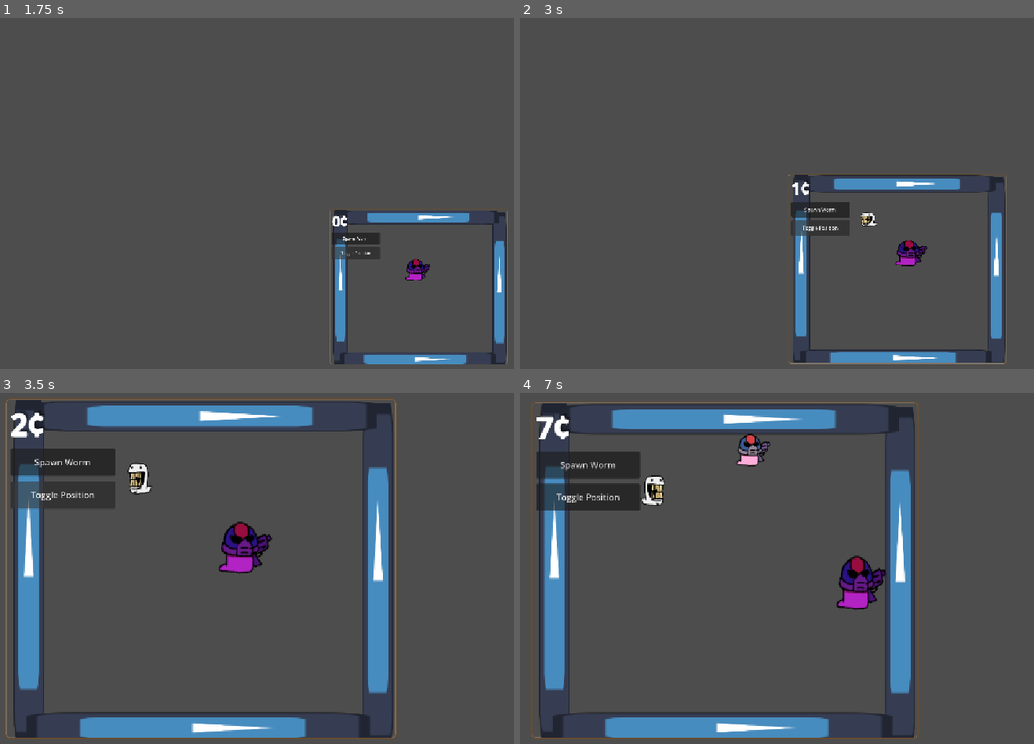
Above: before the commit, frames 1-4 (two rows, left to right).
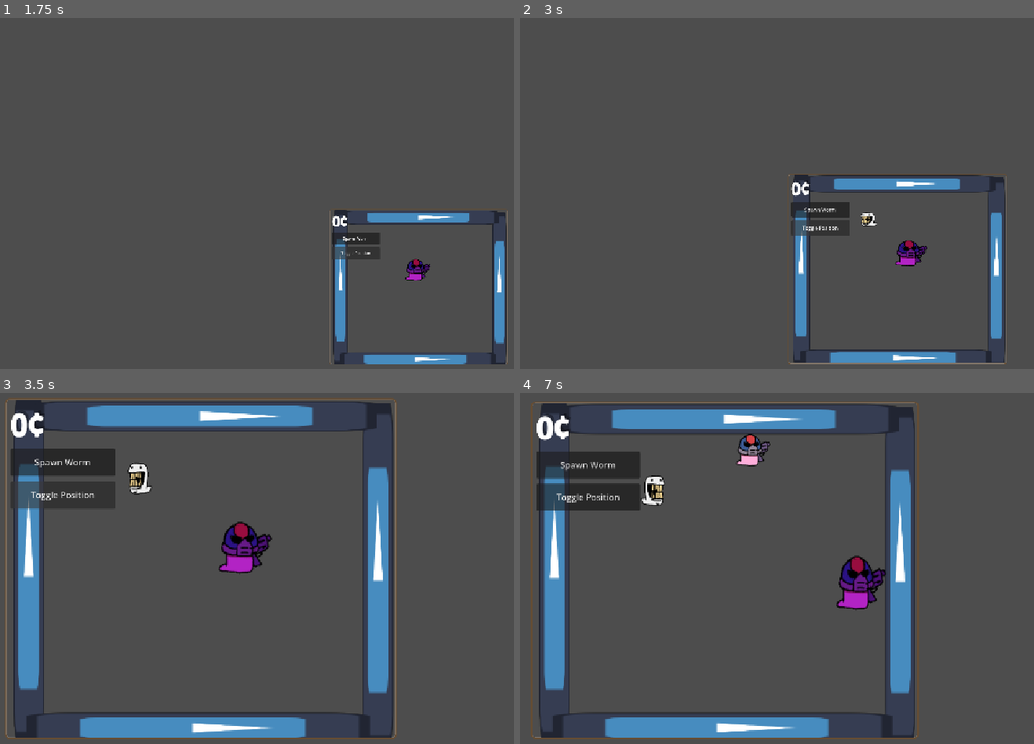
Above: after the commit, the same moments.

Repository: KingPandX/gusanos
Game: Godot game, scene res://main_screen/game_screen.tscn
The game is run twice, just before and just after one commit, with the same random seed, the same clock (stepped at 60 frames per second) and the same inputs. The engine's default icon, where the game draws it, is replaced by a stand-in: a white triangle on a blue panel in a dark square.
Inputs (mouse positions are in pixels of both pictures, inside the frame that each line leads up to):
- Up to frame 1 (1.75 s): click "Spawn Worm" at 0.5 s; click "Toggle Position" at 1.25 s
- Up to frame 2 (3 s): click "Spawn Worm" at 2 s; click "Toggle Position" at 2.75 s
- Up to frame 3 (3.5 s): no input
- Up to frame 4 (7 s): click "Spawn Worm" at 3.5 s; click "Toggle Position" at 4.25 s; move the mouse to (859, 550) at 5.02 s; click (859, 550) at 5.17 s; move the mouse to (597, 586) at 5.77 s; click (597, 586) at 5.92 s; tap Enter at 6.5 s; move the mouse to (782, 491) at 6.52 s; click (782, 491) at 6.67 s

Frame 1 is identical in both runs. In frame 2, less than 0.1% of the frame differs, in the area x 52-55%, y 46-51%; in frame 3, 0.1%; in frame 4, 0.2%, in the area x 3-7%, y 6-14%.

Commit message:
feat: add coin drop system
- Add Coin class for ground drops
- Worms now spawn coins instead of adding money directly
- Coins have click-to-collect mechanic
- Auto-collect support for future upgrades

Diff:
--- /dev/null
+++ b/commons/coins/coin.gd
@@ -0,0 +1,30 @@
+extends Area2D
+class_name Coin
+
+@export var value: int = 1
+var collected: bool = false
+
+@onready var sprite: Sprite2D = $Sprite2D
+@onready var collision: CollisionShape2D = $CollisionShape2D
+
+func _ready() -> void:
+	input_event.connect(_on_input_event)
+	body_entered.connect(_on_body_entered)
+
+func _on_input_event(_viewport: Node, event: InputEvent, _shape_idx: int) -> void:
+	if event is InputEventMouseButton:
+		if event.button_index == MOUSE_BUTTON_LEFT and event.pressed:
+			collect()
+
+func _on_body_entered(_body: Node) -> void:
+	if PlayerEffects.has_auto_collect():
+		if randf() < PlayerEffects.get_auto_collect_chance():
+			collect()
+
+func collect() -> void:
+	if collected:
+		return
+	collected = true
+	var final_value = round(value * PlayerEffects.get_money_multiplier())
+	GlobalManager.add_money(final_value)
+	queue_free()
--- /dev/null
+++ b/commons/coins/coin.tscn
@@ -0,0 +1,17 @@
+[gd_scene load_steps=3 format=3 uid="uid://coin_scene"]
+
+[ext_resource type="Script" path="res://commons/coins/coin.gd" id="1"]
+
+[sub_resource type="CircleShape2D" id="CircleShape2D_coin"]
+radius = 12.0
+
+[node name="Coin" type="Area2D"]
+collision_layer = 4
+collision_mask = 2
+script = ExtResource("1")
+
+[node name="Sprite2D" type="Sprite2D" parent="."]
+modulate = Color(1, 0.85, 0, 1)
+
+[node name="CollisionShape2D" type="CollisionShape2D" parent="."]
+shape = SubResource("CircleShape2D_coin")
--- a/worms/worm.gd
+++ b/worms/worm.gd
@@ -95,9 +95,14 @@
 			return effect.value
 	return 0.0
 
+var coin_scene: PackedScene = preload("res://commons/coins/coin.tscn")
+
 func add_money():
-	var money_to_add : int= round(GlobalManager.BASE_MONEY * worm_data.size)
-	GlobalManager.add_money(money_to_add)
+	var coin_value = round(GlobalManager.BASE_MONEY * worm_data.size)
+	var coin = coin_scene.instantiate()
+	coin.value = coin_value
+	coin.global_position = global_position + Vector2(randf_range(-20, 20), randf_range(-20, 20))
+	get_tree().current_scene.add_child(coin)
 
 func change_patrol_dir():
 	if randf() < 0.3:
